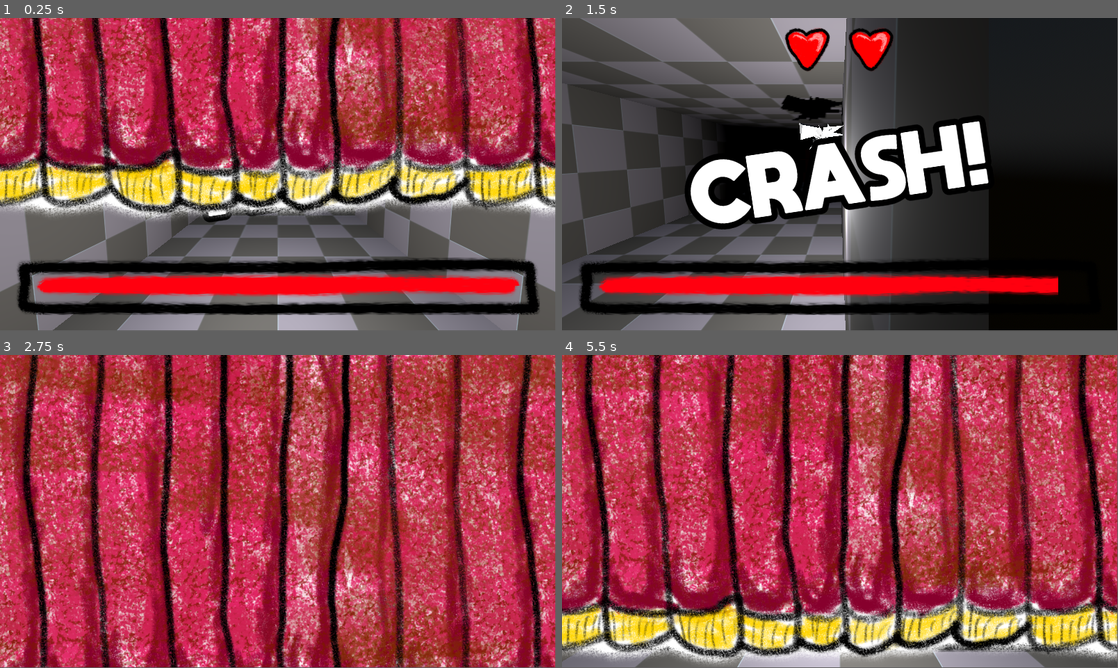
Above: before the commit, frames 1-4 (two rows, left to right).
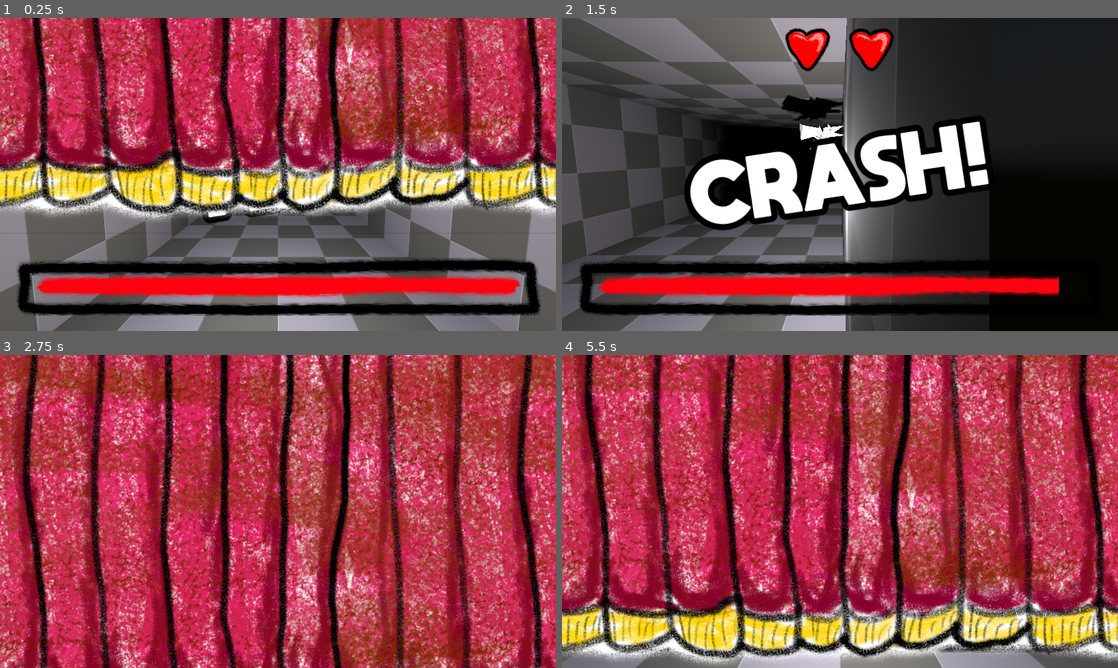
Above: after the commit, the same moments.

Repository: hellocld/ggj_2024
Game: Godot game, scene res://src/main/main.tscn
Same seed, same stepped clock (60 frames per second), same inputs: the game is played once before the commit and once after it.
Inputs:
- Up to frame 1 (0.25 s): no input
- Up to frame 2 (1.5 s): hold Right (move_right) 0.53-1.28 s; tap Space (interact) at 0.6, 1.35 s; hold Down (move_down) from 1.28 s (still down)
- Up to frame 3 (2.75 s): release Down (move_down) at 2.03 s; hold Right (move_right) from 2.03 s (still down); tap Space (interact) at 2.1 s
- Up to frame 4 (5.5 s): release Right (move_right) at 2.78 s; hold Up (move_up) 2.78-3.53 s; tap Space (interact) every 0.75 s from 2.85 to 5.1 s; hold Left (move_left) 3.53-5.03 s; hold Down (move_down) from 5.03 s (still down)
In our replay, the window is 799x449 before the commit and 800x450 after it. These sizes can differ from the game's own. Grey fills any space a smaller window leaves; there, only what the larger window draws over its background counts as a difference.

The runs differ from the first frame. In frame 1, 14% of the frame differs, in the area x 0-100%, y 0-100%; in frame 2, 3.6%; in frame 3, 15%; in frame 4, 19%.

Commit message:
UI fixes

Diff:
--- a/default_bus_layout.tres
+++ b/default_bus_layout.tres
@@ -7,7 +7,7 @@
 [resource]
 bus/1/name = &"Music"
 bus/1/solo = false
-bus/1/mute = false
+bus/1/mute = true
 bus/1/bypass_fx = false
 bus/1/volume_db = 0.0
 bus/1/send = &"Master"
--- a/project.godot
+++ b/project.godot
@@ -19,6 +19,11 @@
 
 EventBus="*res://src/autoloads/event_bus.gd"
 MusicPlayer="*res://src/autoloads/music_player.tscn"
+
+[display]
+
+window/stretch/mode="canvas_items"
+window/stretch/aspect="expand"
 
 [input]
 
--- a/src/main/main.gd
+++ b/src/main/main.gd
@@ -3,14 +3,15 @@
 @export var minigame_root:Node
 @export var minigames:Array[PackedScene]
 @export var max_lives:int = 3
-
+@export var hide_mouse:bool = true
 var _current_game_idx:int
 
-var _lives = max_lives
+@onready var _lives = max_lives
 
 
 func _ready() -> void:
-	Input.mouse_mode = Input.MOUSE_MODE_CONFINED_HIDDEN
+	if hide_mouse:
+		Input.mouse_mode = Input.MOUSE_MODE_CONFINED_HIDDEN
 	EventBus.minigame_cleanup_complete.connect(_on_game_get_next)
 	EventBus.minigame_cleanup.connect(_clear_current_minigame)
 	EventBus.minigame_lost.connect(_on_game_lost)
--- a/src/ui/curtain/curtain.tscn
+++ b/src/ui/curtain/curtain.tscn
@@ -71,11 +71,9 @@
 
 [node name="Curtain" type="Control" node_paths=PackedStringArray("animation_player")]
 layout_mode = 3
-anchors_preset = 15
+anchors_preset = 10
 anchor_right = 1.0
-anchor_bottom = 1.0
 grow_horizontal = 2
-grow_vertical = 2
 script = ExtResource("1_u3crv")
 animation_player = NodePath("AnimationPlayer")
 
@@ -84,8 +82,8 @@
 anchors_preset = 15
 anchor_right = 1.0
 anchor_bottom = 1.0
-offset_top = -188.0
-offset_bottom = 188.0
+offset_top = -1024.0
+offset_bottom = -1.0
 grow_horizontal = 2
 grow_vertical = 2
 texture = ExtResource("1_nej0j")
--- a/src/ui/game_over/game_over.tscn
+++ b/src/ui/game_over/game_over.tscn
@@ -1,8 +1,14 @@
-[gd_scene load_steps=4 format=3 uid="uid://bp5s7la0wdh2b"]
+[gd_scene load_steps=5 format=3 uid="uid://bp5s7la0wdh2b"]
 
 [ext_resource type="Script" path="res://src/ui/game_over/game_over.gd" id="1_728b7"]
 [ext_resource type="Texture2D" uid="uid://jnu0kflae4hb" path="res://assets/images/sad/sad.png" id="1_pbihm"]
 [ext_resource type="FontFile" uid="uid://c6tbtag2evpci" path="res://assets/fonts/moon_get-Heavy.otf" id="1_wo51j"]
+
+[sub_resource type="LabelSettings" id="LabelSettings_2ak4h"]
+font = ExtResource("1_wo51j")
+font_size = 116
+outline_size = 60
+outline_color = Color(0, 0, 0, 1)
 
 [node name="GameOver" type="Control"]
 layout_mode = 3
@@ -46,10 +52,7 @@
 anchor_bottom = 1.0
 grow_horizontal = 2
 grow_vertical = 2
-theme_override_colors/font_outline_color = Color(0, 0, 0, 1)
-theme_override_constants/outline_size = 60
-theme_override_fonts/font = ExtResource("1_wo51j")
-theme_override_font_sizes/font_size = 116
 text = "GAME OVER!"
+label_settings = SubResource("LabelSettings_2ak4h")
 horizontal_alignment = 1
 vertical_alignment = 1
--- a/src/ui/lives/lives.tscn
+++ b/src/ui/lives/lives.tscn
@@ -5,20 +5,18 @@
 
 [node name="Lives" type="Control" node_paths=PackedStringArray("lives_container")]
 layout_mode = 3
-anchors_preset = 15
+anchors_preset = 10
 anchor_right = 1.0
-anchor_bottom = 1.0
 grow_horizontal = 2
-grow_vertical = 2
 script = ExtResource("1_ff2py")
 heart_tex = ExtResource("1_esjbo")
 lives_container = NodePath("HFlowContainer")
 
 [node name="HFlowContainer" type="HFlowContainer" parent="."]
 layout_mode = 1
-anchors_preset = 10
+anchors_preset = -1
 anchor_right = 1.0
-offset_bottom = 256.0
+offset_bottom = 128.0
 grow_horizontal = 2
 alignment = 1
 
--- a/src/ui/minigame_timer/minigame_timer.tscn
+++ b/src/ui/minigame_timer/minigame_timer.tscn
@@ -6,19 +6,22 @@
 
 [node name="MinigameTimer" type="Control" node_paths=PackedStringArray("timer_slider")]
 layout_mode = 3
-anchors_preset = 15
+anchors_preset = 12
+anchor_top = 1.0
 anchor_right = 1.0
 anchor_bottom = 1.0
 grow_horizontal = 2
-grow_vertical = 2
+grow_vertical = 0
 script = ExtResource("1_1rdoj")
 timer_slider = NodePath("MarginContainer/TextureProgressBar")
 
 [node name="MarginContainer" type="MarginContainer" parent="."]
 layout_mode = 1
-anchors_preset = 15
+anchors_preset = -1
+anchor_top = 1.0
 anchor_right = 1.0
 anchor_bottom = 1.0
+offset_top = -184.0
 grow_horizontal = 2
 grow_vertical = 2
 theme_override_constants/margin_left = 32
